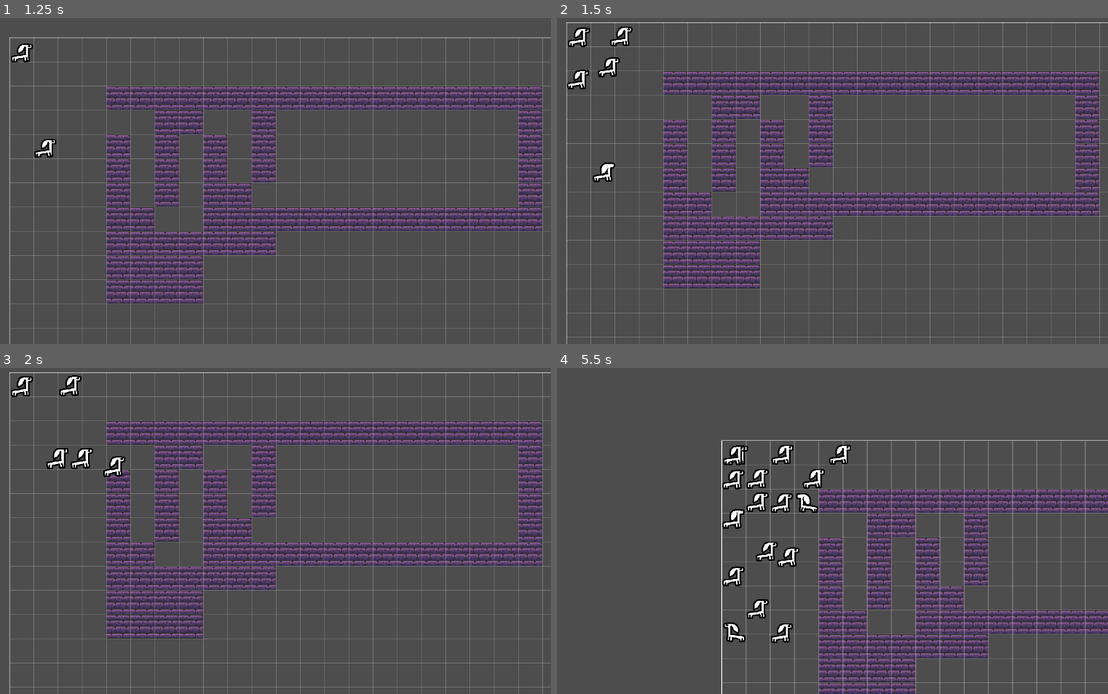
Above: before the commit, frames 1-4 (two rows, left to right).
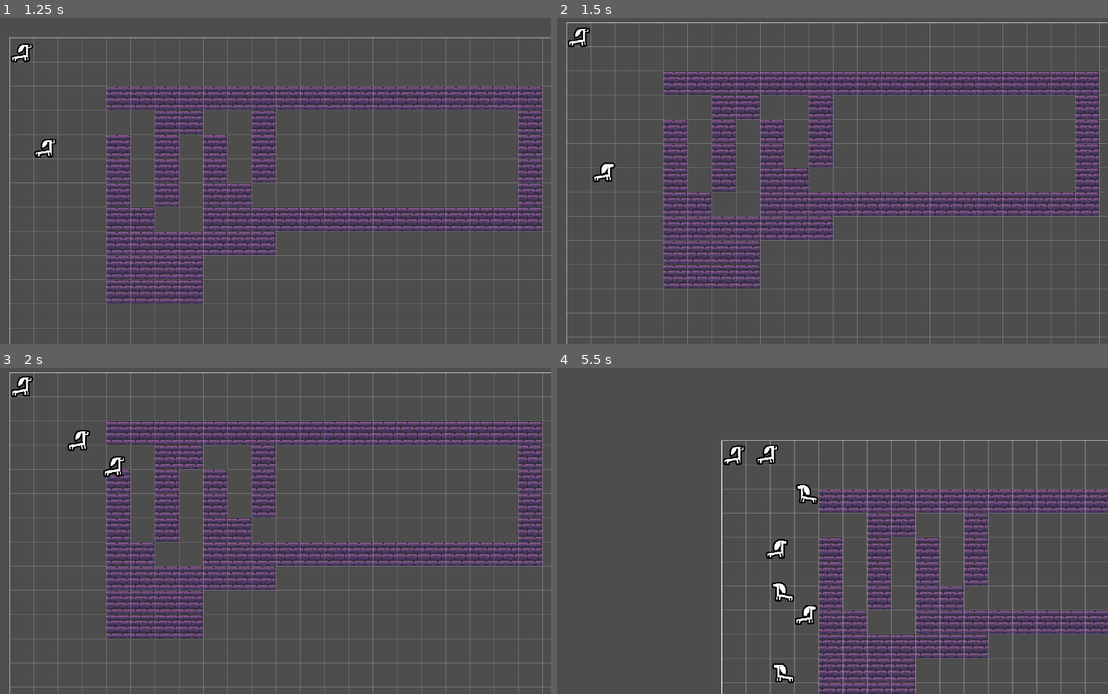
Above: after the commit, the same moments.

Repository: Blueflowerss/vpet-tempname
Game: Godot game, scene res://root.tscn
The game is run twice, just before and just after one commit, with the same random seed, the same clock (stepped at 60 frames per second) and the same inputs.
Inputs (mouse positions are in pixels of both pictures, inside the frame that each line leads up to):
- Up to frame 1 (1.25 s): tap Enter at 0.5 s; move the mouse to (385, 164) at 0.52 s; press the mouse at (385, 164) at 0.53 s
- Up to frame 2 (1.5 s): move the mouse to (700, 197) at 1.27 s; release the mouse at (700, 197) at 1.28 s; tap S (pan_camera_down) at 1.35 s; click (700, 197) at 1.42 s
- Up to frame 3 (2 s): no input
- Up to frame 4 (5.5 s): move the mouse to (876, 459) at 2.02 s; hold A (pan_camera_left) 2.03-2.78 s; click (876, 459) at 2.17 s; move the mouse to (788, 596) at 2.77 s; tap D (pan_camera_right) at 2.85 s; click (788, 596) at 2.92 s; move the mouse to (992, 579) at 3.52 s; hold Up (pan_camera_up) 3.53-4.28 s; click (992, 579) at 3.67 s; move the mouse to (645, 482) at 4.27 s; click (645, 482) at 4.35 s; move the mouse to (849, 531) at 5.02 s; hold S (pan_camera_down) from 5.03 s (still down); click (849, 531) at 5.17 s

Frame 1 is identical in both runs. In frame 2, 0.4% of the frame differs, in the area x 1-14%, y 2-22%; in frame 3, 0.6%; in frame 4, 3.0%, in the area x 29-54%, y 23-97%.

Commit message:
altered timings, fixed empty array error and missing signal error

Diff:
--- a/states/base_state.gd
+++ b/states/base_state.gd
@@ -9,9 +9,10 @@
 	NONE
 }
 const act_lengths : Dictionary[ACT,float] = {
-	ACT.IDLE: 0,
-	ACT.MOVE: 0.1,
-	ACT.FUN: 0.1
+	ACT.MOVE:0.1,
+	ACT.FUN:2,
+	ACT.THINK:1,
+	ACT.WANDER:0.1
 }
 var state_time : float = 0;
 var state_time_limit : float = 1;
--- a/states/move_state.gd
+++ b/states/move_state.gd
@@ -2,7 +2,7 @@
 
 func _init() -> void:
 	state_id = ACT.MOVE;
-	state_time_limit = 0.1
+	state_time_limit = act_lengths[state_id];
 
 func _process(delta: float) -> void:
 	if state_time < state_time_limit:
@@ -11,9 +11,9 @@
 	state_time = 0;
 	#get the next position at the front
 	#if next pos is null (aka critter reached the destination, then change back to IDLE and don't change position)
-	if not entity.path_array.front() or entity.current_terrarium.are_entities_blocking_tile(entity.path_array.front(),entity.impassable_group_list):
+	if entity.path_array.is_empty() or not entity.path_array.front() or entity.current_terrarium.are_entities_blocking_tile(entity.path_array.front(),entity.impassable_group_list):
 		entity.set_state(ACT.THINK);
-		emit_signal("position_changed");
+		entity.emit_signal("position_changed");
 	else:
 		var next_position : Vector2i = entity.path_array.pop_front();
 		entity.last_position = entity.grid_position;
--- a/states/think_state.gd
+++ b/states/think_state.gd
@@ -8,6 +8,6 @@
 		state_time += delta;
 		return
 	state_time = 0;
-	state_time_limit = randf_range(1,10);
+	state_time_limit = act_lengths[state_id] + randf_range(0.1,2);
 	if entity.assigned_states.has(ACT.WANDER):
 		entity.set_state(ACT.WANDER);
--- a/states/wander_state.gd
+++ b/states/wander_state.gd
@@ -4,6 +4,11 @@
 	state_id = ACT.WANDER;
 
 func _process(delta: float) -> void:
+		if state_time < state_time_limit:
+			state_time += delta;
+			return
+		state_time = 0;
+		state_time_limit = act_lengths[state_id] + randf_range(0.1,2);
 		# randomize duration of idle time whenever idle state becomes current state
 		#is bored
 		#find a random spot near the critter
